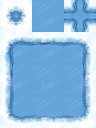
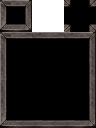
Layer changes from the first 96px x 128px image to the second:
hid group "Tent" (1 layers) over (0, 0, 96, 128)
showed group "Wall" (7 layers) over (0, 0, 96, 128)
added layer "Layer 104" in group "Wall" over (0, 0, 96, 128)
hid group "Ice" (9 layers) over (0, 0, 96, 128)
